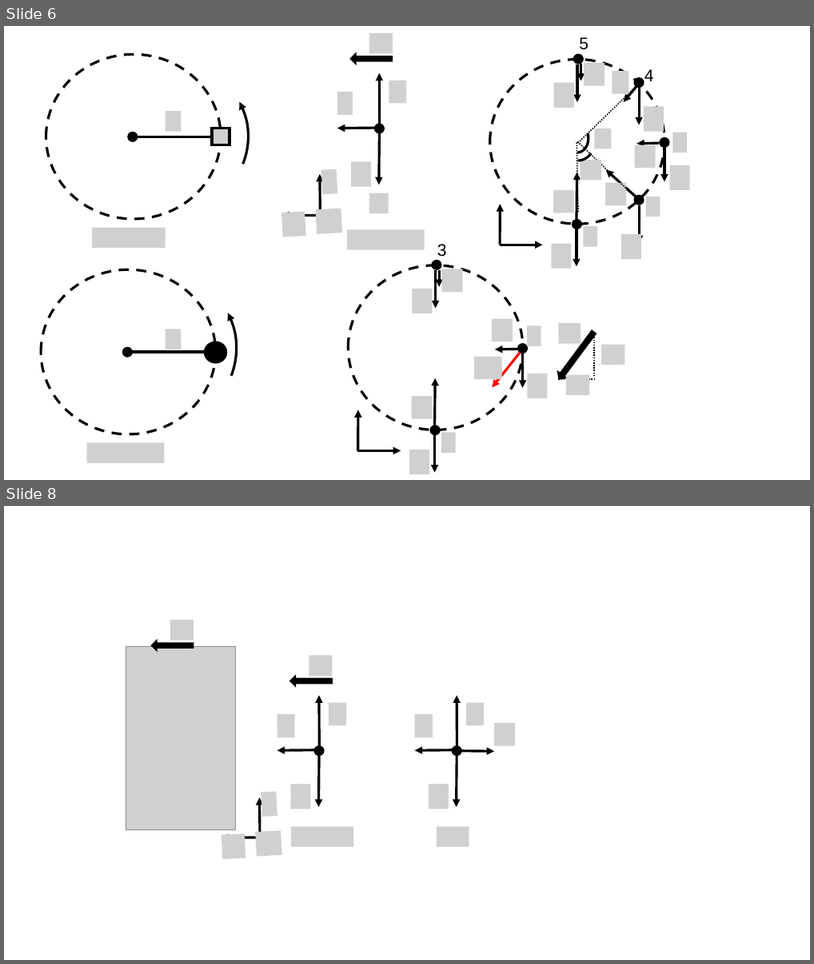
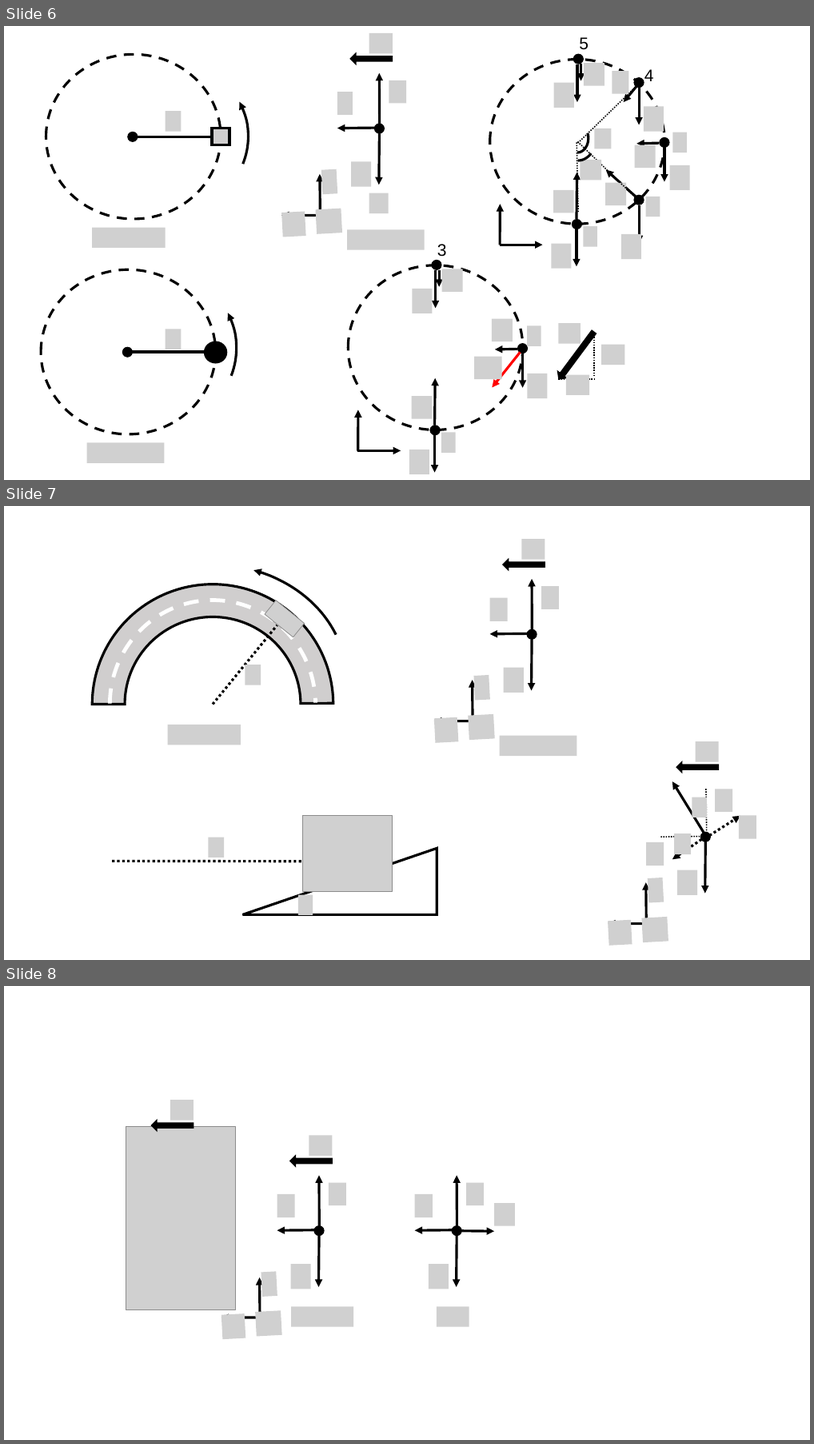
Before and after one commit to OSTP/PhysicsArtofModelling, a slide deck: tex/figures/ApplyingNewtonsLaws/Figures.pptx. Shown one above the other, each under a label of ours: slides 6 and 8 before the commit, slides 6, 7 and 8 after it; the slides between them are not shown. The pictures are 814x964 and 814x1444 pixels, drawn with LibreOffice and Linux fonts; fonts in the diff are those of the drawing; grey boxes stand for pictures; background and template pictures are left out. Boxes give left, top, right and bottom in pixels: in the first picture for what was removed or moved away, otherwise in the second. Text is boxed around its words. In the diff, an @@ line names an element or a change of style, - is before the commit and + after.

```diff
--- a/tex/figures/ApplyingNewtonsLaws/Figures.pptx
+++ b/tex/figures/ApplyingNewtonsLaws/Figures.pptx
@@ slide 7 added at <box>4,506,810,960</box>, background #FFFFFF @@
@@ group added at <box>78,564,346,824</box>: 3 pictures, 2 arc (boxed as its full ellipse)s, 1 arch (boxed as its full ring), 1 line @@
@@ group added at <box>434,539,578,756</box>: 8 pictures, 5 arrows, 1 ellipse, 1 right arrow @@
@@ group added at <box>112,816,437,915</box>: 3 pictures, 1 right triangle, 1 line @@
@@ group added at <box>608,741,757,945</box>: 10 pictures, 6 arrows, 2 lines, 1 ellipse, 1 right arrow @@
```
Also in this commit, not shown: 1 other slide added, 2 slides removed, 1 other file.
